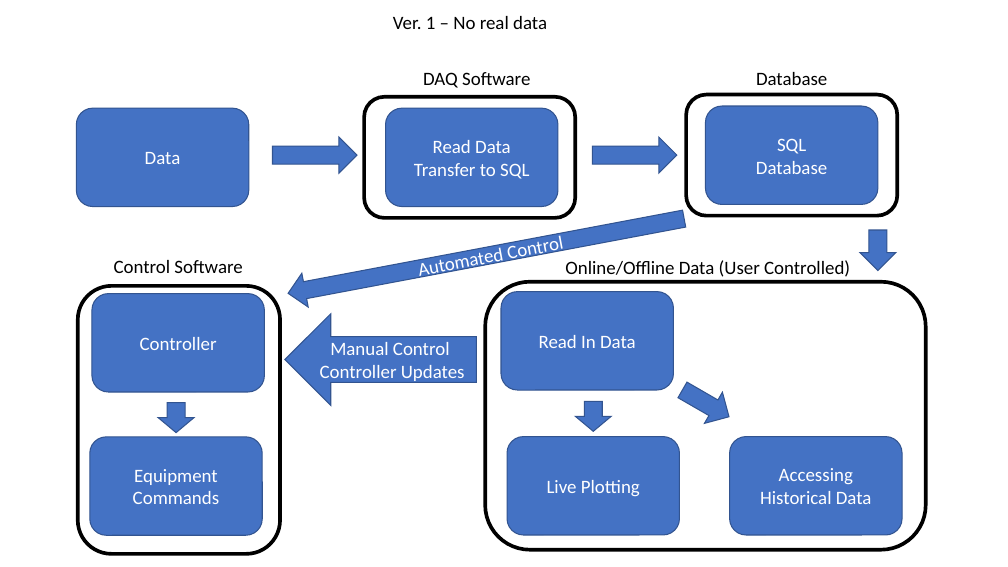
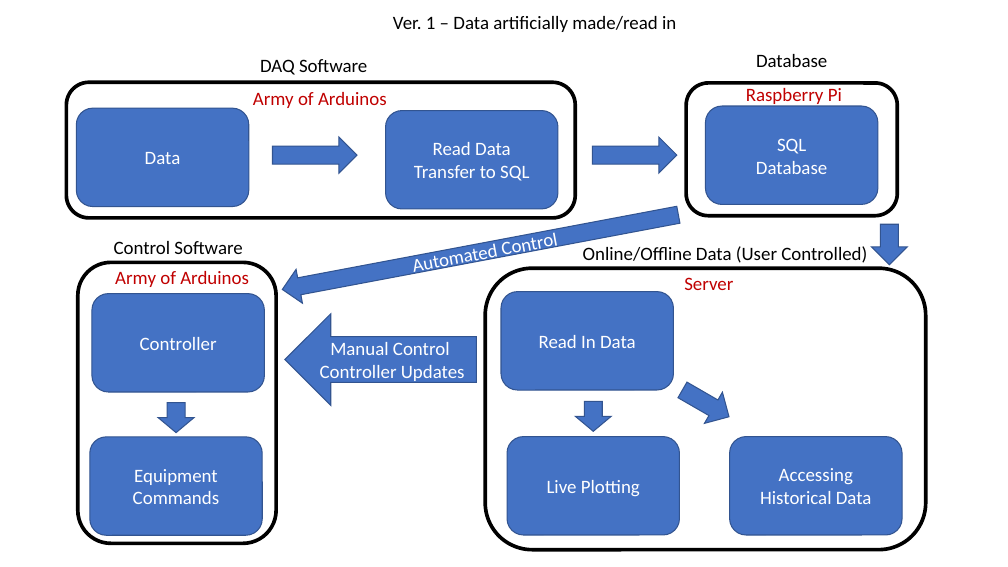
Before and after one commit to snowguy37/AUTOmato, a slide deck: slide 1 of Outline.pptx. Drawn at 1008x567 pixels with LibreOffice and Linux fonts; fonts in the diff are those of the drawing. Boxes give left, top, right and bottom in pixels: in the first picture for what was removed or moved away, otherwise in the second. Text is boxed around its words. In the diff, an @@ line names an element or a change of style, - is before the commit and + after.

Commit message:
HTTP Server Started, Outline updated, and DB Outline

```diff
--- a/Outline.pptx
+++ b/Outline.pptx
@@ text at bbox=[393, 16, 676, 32]: text changed @@
-Ver. 1 – No real data
+Ver. 1 – Data artificially made/read in
@@ text "DAQ Software": place and size @@
-text "DAQ Software" at bbox=[423, 72, 530, 88]
+text "DAQ Software" at bbox=[260, 59, 367, 75]
@@ text "Database": place and size @@
-text "Database" at bbox=[756, 72, 827, 85]
+text "Database" at bbox=[756, 54, 827, 67]
@@ rounded rectangle: place and size @@
-rounded rectangle at bbox=[364, 97, 575, 218]
+rounded rectangle at bbox=[67, 82, 575, 218]
@@ rounded rectangle: place and size @@
-rounded rectangle at bbox=[687, 95, 898, 216]
+rounded rectangle at bbox=[687, 83, 898, 216]
@@ text added at bbox=[746, 88, 842, 106], 18 pt, text #C00000 @@
+Raspberry Pi
@@ text added at bbox=[253, 92, 387, 108], 18 pt, text #C00000 @@
+Army of Arduinos
@@ right arrow "Automated Control": place and size @@
-right arrow "Automated Control" at bbox=[285, 202, 687, 310]
+right arrow "Automated Control" at bbox=[279, 198, 682, 306]
@@ text "Control Software": place and size @@
-text "Control Software" at bbox=[114, 260, 242, 273]
+text "Control Software" at bbox=[114, 241, 242, 254]
@@ text "Online/Offline Data (User Controlled)": place and size @@
-text "Online/Offline Data (User Controlled)" at bbox=[565, 260, 850, 277]
+text "Online/Offline Data (User Controlled)" at bbox=[583, 246, 867, 263]
@@ right arrow: place and size @@
-right arrow at bbox=[861, 230, 897, 271]
+right arrow at bbox=[872, 225, 908, 265]
@@ rounded rectangle: place and size @@
-rounded rectangle at bbox=[78, 286, 281, 554]
+rounded rectangle at bbox=[78, 262, 276, 544]
@@ rounded rectangle: place and size @@
-rounded rectangle at bbox=[485, 282, 926, 550]
+rounded rectangle at bbox=[485, 268, 926, 550]
@@ text added at bbox=[115, 271, 249, 287], 18 pt, text #C00000 @@
+Army of Arduinos
@@ text added at bbox=[684, 277, 733, 290], 18 pt, text #C00000 @@
+Server
```
Also in this commit, not shown: 2 slides added, 1 slide removed, 3 other files.
